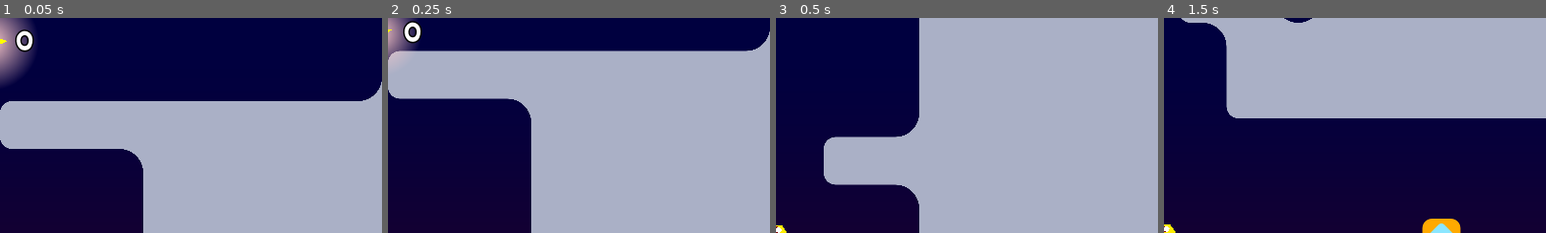
Above: before the commit, frames 1-4 (left to right).
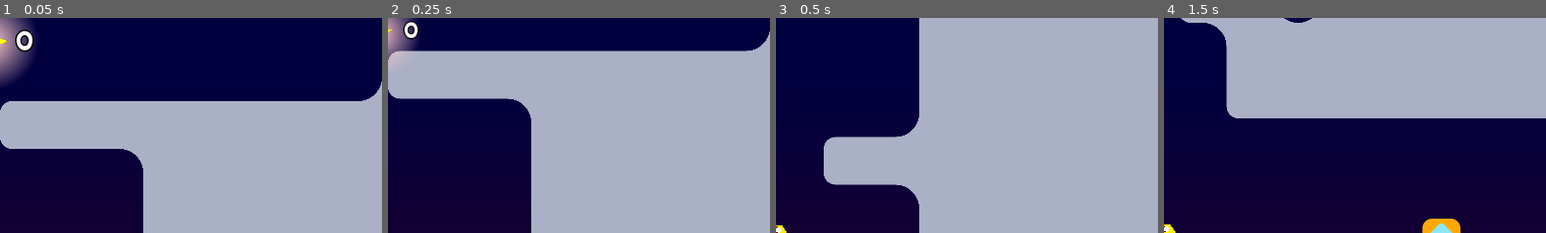
Above: after the commit, the same moments.

Repository: HarmonyHoney/tiny_crate2
Game: Godot game, scene res://src/map/cave/0_hub.tscn
Two runs of this game, one before a commit and one after it. Both use one fixed random seed, a clock stepped at 60 frames per second and the inputs below. The engine's default icon, where the game draws it, is replaced by a stand-in: a white triangle on a blue panel in a dark square.
Inputs:
- Up to frame 1 (0.05 s): no input
- Up to frame 2 (0.25 s): no input
- Up to frame 3 (0.5 s): no input
- Up to frame 4 (1.5 s): tap Enter at 0.5 s; hold Right (right) 0.53-1.28 s; hold C (grab) 0.53-1.28 s; tap Space (jump) at 0.77 s; hold Down (down) from 1.28 s (still down); tap V (shoot) at 1.35 s
The pictures show only the part of the screen within x 50-100%, y 0-50%; the shares and areas given below are measured in that part.

The runs differ from the first frame. In frame 2, 0.3% of the frame differs, in the area x 4-9%, y 1-12%; in frame 3, nothing differs; in frame 4, nothing differs.

Commit message:
ease_pan scales multiple nodes! (= ui.gems scales label^.^

Diff:
--- a/src/autoload/UI.gd
+++ b/src/autoload/UI.gd
@@ -3,7 +3,7 @@
 onready var debug := $Control/Debug
 
 onready var gems := $Control/Gems
-onready var gems_label := $Control/Gems/Label
+onready var gems_label := $Control/Gems/Center/Label
 
 func _ready():
 	for i in $Control.get_children():
--- a/src/autoload/UI.tscn
+++ b/src/autoload/UI.tscn
@@ -79,7 +79,7 @@
 hide_offset = Vector2( 0, -100 )
 is_hide = true
 hide_curve = 2.5
-scale_path = NodePath("Control/Image")
+scale_path = [ NodePath("Control/Image"), NodePath("Center/Label") ]
 scale_range = Vector2( 1, 0 )
 
 [node name="Control" type="Control" parent="Control/Gems"]
@@ -93,10 +93,14 @@
 [node name="Image" parent="Control/Gems/Control" instance=ExtResource( 5 )]
 position = Vector2( 50, 50 )
 
-[node name="Label" type="Label" parent="Control/Gems"]
+[node name="Center" type="CenterContainer" parent="Control/Gems"]
 margin_left = 834.0
+margin_right = 869.0
+margin_bottom = 100.0
+
+[node name="Label" type="Label" parent="Control/Gems/Center"]
 margin_top = 24.0
-margin_right = 869.0
+margin_right = 35.0
 margin_bottom = 75.0
 size_flags_horizontal = 4
 custom_fonts/font = SubResource( 3 )
--- a/src/class/ease_pan.gd
+++ b/src/class/ease_pan.gd
@@ -11,11 +11,21 @@
 export var is_smoothstep := false
 export(float, EASE) var hide_curve := -1.6521
 
-export var scale_path : NodePath
-onready var scale_node := get_node_or_null(scale_path)
+export(Array, NodePath) var scale_path := []
+var scale_node := []
+var scale_prop := []
 export var scale_range := Vector2(0.0, 1.0)
 
-
+func _ready():
+	scale_node = []
+	scale_prop = []
+	for i in scale_path:
+		var n = get_node_or_null(i)
+		if n != null:
+			var s = "scale" if n.get("scale") else "rect_scale" if n.get("rect_scale") else ""
+			if s != "":
+				scale_node.append(n)
+				scale_prop.append(s)
 
 func _physics_process(delta):
 	hide_last = hide_clock
@@ -25,5 +35,5 @@
 		var l = smoothstep(0, 1, h) if is_smoothstep else ease(h, hide_curve)
 		rect_position = start_pos.linear_interpolate(start_pos + hide_offset, l)
 
-		if is_instance_valid(scale_node):
-			scale_node.scale = Vector2.ONE * lerp(scale_range.x, scale_range.y, l)
+		for i in scale_node.size():
+			scale_node[i].set(scale_prop[i], Vector2.ONE * lerp(scale_range.x, scale_range.y, l))
